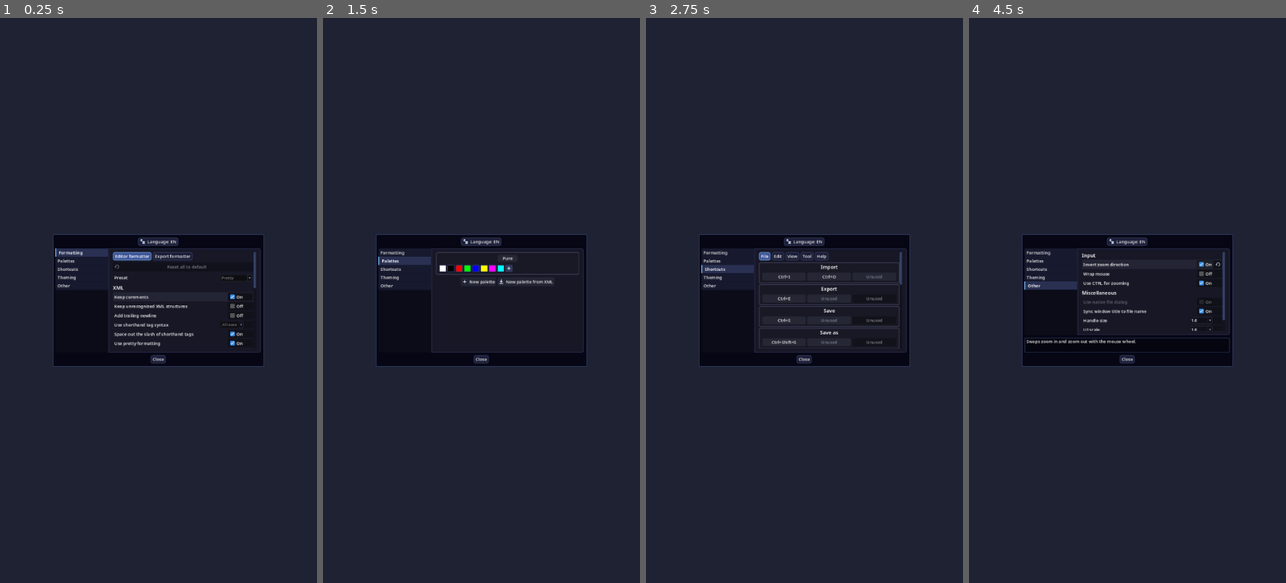
Above: before the commit, frames 1-4 (left to right).
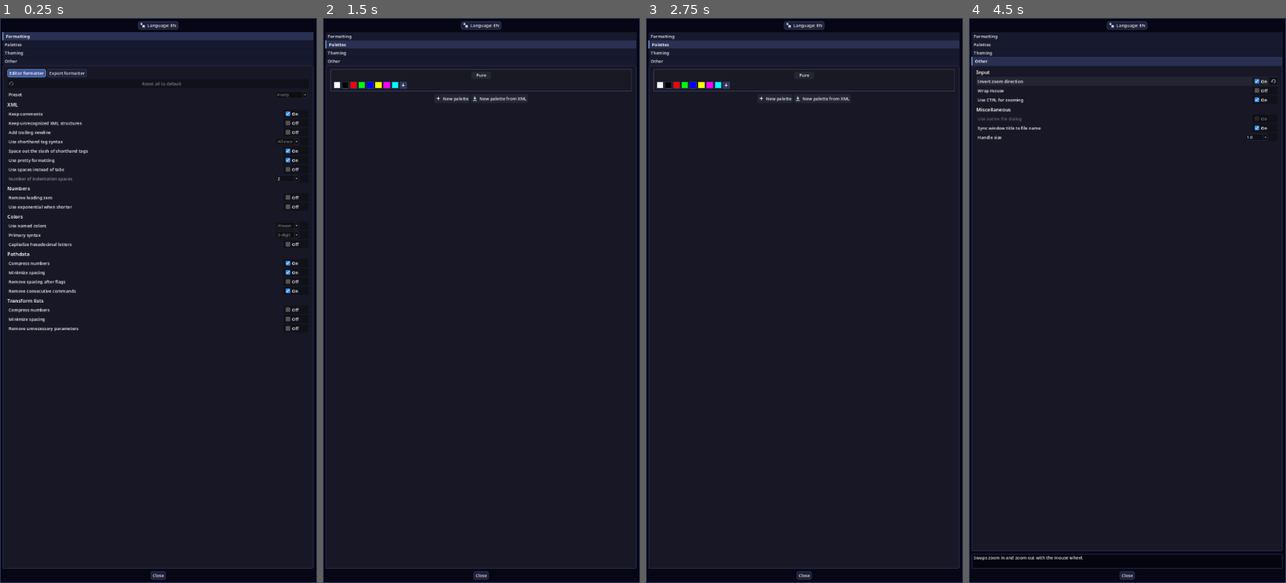
Above: after the commit, the same moments.

Repository: syntaxerror247/VectorTouch
Game: Godot game, scene res://src/ui_parts/settings_menu.tscn
The game is run twice, just before and just after one commit, with the same random seed, the same clock (stepped at 60 frames per second) and the same inputs. This scene is started directly instead of the project's main scene.
Inputs (mouse positions are in pixels of both pictures, inside the frame that each line leads up to):
- Up to frame 1 (0.25 s): no input
- Up to frame 2 (1.5 s): click "Formatting" at 0.5 s; click "Palettes" at 1.25 s
- Up to frame 3 (2.75 s): click (728, 266) at 2 s, where only the run before the commit has a clickable "Shortcuts"
- Up to frame 4 (4.5 s): click "Theming" at 2.75 s; click "Other" at 3.5 s; click "Off" at 4.25 s

The runs differ from the first frame. In frame 1, 13% of the frame differs, in the area x 0-100%, y 0-100%; in frame 2, 9.6%; in frame 3, 10%; in frame 4, 13%.

Commit message:
Improve SettingsMenu for mobile
- Adjusted settings menu layout to better support mobile screens.
- Fixed horizontal overflow issues.
- Removed the **Shortcuts** tab as it is not essential for mobile users.
  - It could be useful for those using a keyboard, so I'll reconsider its inclusion.
- Removed UI scaling options (temporarily)

Diff:
--- a/src/autoload/HandlerGUI.gd
+++ b/src/autoload/HandlerGUI.gd
@@ -68,7 +68,7 @@
 	menu_stack.append(overlay_ref)
 	get_tree().root.add_child(overlay_ref)
 	overlay_ref.add_child(new_control)
-	new_control.set_anchors_and_offsets_preset(Control.PRESET_CENTER)
+	new_control.set_anchors_and_offsets_preset(Control.PRESET_FULL_RECT)
 	new_control.tree_exiting.connect(_remove_control.bind(overlay_ref))
 
 func _remove_control(overlay_ref: ColorRect = null) -> void:
--- a/src/ui_parts/settings_menu.gd
+++ b/src/ui_parts/settings_menu.gd
@@ -2,7 +2,7 @@
 
 const PaletteConfigWidget = preload("res://src/ui_widgets/palette_config.tscn")
 const ShortcutConfigWidget = preload("res://src/ui_widgets/setting_shortcut.tscn")
-const ShortcutShowcaseWidget = preload("res://src/ui_widgets/presented_shortcut.tscn")
+#const ShortcutShowcaseWidget = preload("res://src/ui_widgets/presented_shortcut.tscn")
 const SettingFrame = preload("res://src/ui_widgets/setting_frame.tscn")
 const ProfileFrame = preload("res://src/ui_widgets/profile_frame.tscn")
 
@@ -46,7 +46,8 @@
 	var button_group := ButtonGroup.new()
 	add_tab("formatting", Translator.translate("Formatting"), button_group)
 	add_tab("palettes", Translator.translate("Palettes"), button_group)
-	add_tab("shortcuts", Translator.translate("Shortcuts"), button_group)
+	# Removing shortcuts tab as this is not really needed for mobile port.
+	#add_tab("shortcuts", Translator.translate("Shortcuts"), button_group)
 	add_tab("theming", Translator.translate("Theming"), button_group)
 	add_tab("other", Translator.translate("Other"), button_group)
 
@@ -113,32 +114,32 @@
 			vbox.size_flags_horizontal = Control.SIZE_EXPAND_FILL
 			content_container.add_child(vbox)
 			rebuild_palettes()
-		"shortcuts":
-			advice_panel.hide()
-			var vbox := VBoxContainer.new()
-			vbox.size_flags_horizontal = Control.SIZE_EXPAND_FILL
-			vbox.add_theme_constant_override("separation", 6)
-			content_container.add_child(vbox)
-			var categories := HFlowContainer.new()
-			var button_group := ButtonGroup.new()
-			for tab_idx in shortcut_tab_names:
-				var btn := Button.new()
-				btn.toggle_mode = true
-				btn.button_group = button_group
-				btn.pressed.connect(show_shortcuts.bind(tab_idx))
-				btn.text = get_translated_shortcut_tab(tab_idx)
-				btn.mouse_default_cursor_shape = Control.CURSOR_POINTING_HAND
-				btn.focus_mode = Control.FOCUS_NONE
-				btn.action_mode = BaseButton.ACTION_MODE_BUTTON_PRESS
-				categories.add_child(btn)
-			vbox.add_child(categories)
-			var shortcuts := VBoxContainer.new()
-			shortcuts.add_theme_constant_override("separation", 3)
-			shortcuts.size_flags_horizontal = Control.SIZE_EXPAND_FILL
-			shortcuts.size_flags_vertical = Control.SIZE_EXPAND_FILL
-			vbox.add_child(shortcuts)
-			categories.get_child(0).button_pressed = true
-			categories.get_child(0).pressed.emit()
+		#"shortcuts":
+			#advice_panel.hide()
+			#var vbox := VBoxContainer.new()
+			#vbox.size_flags_horizontal = Control.SIZE_EXPAND_FILL
+			#vbox.add_theme_constant_override("separation", 6)
+			#content_container.add_child(vbox)
+			#var categories := HFlowContainer.new()
+			#var button_group := ButtonGroup.new()
+			#for tab_idx in shortcut_tab_names:
+				#var btn := Button.new()
+				#btn.toggle_mode = true
+				#btn.button_group = button_group
+				#btn.pressed.connect(show_shortcuts.bind(tab_idx))
+				#btn.text = get_translated_shortcut_tab(tab_idx)
+				#btn.mouse_default_cursor_shape = Control.CURSOR_POINTING_HAND
+				#btn.focus_mode = Control.FOCUS_NONE
+				#btn.action_mode = BaseButton.ACTION_MODE_BUTTON_PRESS
+				#categories.add_child(btn)
+			#vbox.add_child(categories)
+			#var shortcuts := VBoxContainer.new()
+			#shortcuts.add_theme_constant_override("separation", 3)
+			#shortcuts.size_flags_horizontal = Control.SIZE_EXPAND_FILL
+			#shortcuts.size_flags_vertical = Control.SIZE_EXPAND_FILL
+			#vbox.add_child(shortcuts)
+			#categories.get_child(0).button_pressed = true
+			#categories.get_child(0).pressed.emit()
 		"theming":
 			advice_panel.hide()
 			create_setting_container()
@@ -220,16 +221,18 @@
 					SaveData.HANDLE_SIZE_MIN, SaveData.HANDLE_SIZE_MAX)
 			add_advice(Translator.translate(
 					"Changes the visual size and grabbing area of handles."))
-			current_setup_setting = "ui_scale"
-			add_number_dropdown(Translator.translate("UI scale"),
-					[0.75, 1.0, 1.25, 1.5, 1.75, 2.0, 2.5, 3.0, 4.0], false, false,
-					SaveData.UI_SCALE_MIN, SaveData.UI_SCALE_MAX)
-			add_advice(Translator.translate(
-					"Changes the scale of the visual user interface."))
-			current_setup_setting = "auto_ui_scale"
-			add_checkbox(Translator.translate("Auto UI scale"))
-			add_advice(Translator.translate(
-					"Scales the user interface based on the screen size."))
+
+			# Temporarily hiding settings to change scale.
+			#current_setup_setting = "ui_scale"
+			#add_number_dropdown(Translator.translate("UI scale"),
+					#[0.75, 1.0, 1.25, 1.5, 1.75, 2.0, 2.5, 3.0, 4.0], false, false,
+					#SaveData.UI_SCALE_MIN, SaveData.UI_SCALE_MAX)
+			#add_advice(Translator.translate(
+					#"Changes the scale of the visual user interface."))
+			#current_setup_setting = "auto_ui_scale"
+			#add_checkbox(Translator.translate("Auto UI scale"))
+			#add_advice(Translator.translate(
+					#"Scales the user interface based on the screen size."))
 
 			# Disable mouse wrap if not available.
 			if not DisplayServer.has_feature(DisplayServer.FEATURE_MOUSE_WARP):
@@ -573,19 +576,19 @@
 	add_checkbox(Translator.translate("Remove unnecessary parameters"))
 
 
-func show_shortcuts(category: String) -> void:
-	var shortcuts_container := content_container.get_child(-1).get_child(-1)
-	for child in shortcuts_container.get_children():
-		child.queue_free()
-
-	for action in ShortcutUtils.get_shortcuts(category):
-		var shortcut_config := ShortcutConfigWidget.instantiate() if\
-				ShortcutUtils.is_shortcut_modifiable(action) else\
-				ShortcutShowcaseWidget.instantiate()
-
-		shortcuts_container.add_child(shortcut_config)
-		shortcut_config.label.text = TranslationUtils.get_shortcut_description(action)
-		shortcut_config.setup(action)
+#func show_shortcuts(category: String) -> void:
+	#var shortcuts_container := content_container.get_child(-1).get_child(-1)
+	#for child in shortcuts_container.get_children():
+		#child.queue_free()
+	#
+	#for action in ShortcutUtils.get_shortcuts(category):
+		#var shortcut_config := ShortcutConfigWidget.instantiate() if\
+				#ShortcutUtils.is_shortcut_modifiable(action) else\
+				#ShortcutShowcaseWidget.instantiate()
+		#
+		#shortcuts_container.add_child(shortcut_config)
+		#shortcut_config.label.text = TranslationUtils.get_shortcut_description(action)
+		#shortcut_config.setup(action)
 
 func create_setting_container() -> void:
 	setting_container = VBoxContainer.new()
--- a/src/ui_parts/settings_menu.tscn
+++ b/src/ui_parts/settings_menu.tscn
@@ -1,19 +1,12 @@
 [gd_scene load_steps=3 format=3 uid="uid://1rylg17uwltw"]
 
-[ext_resource type="Script" path="res://src/ui_parts/settings_menu.gd" id="1_1gf4m"]
+[ext_resource type="Script" uid="uid://1rjr3yrqwueu" path="res://src/ui_parts/settings_menu.gd" id="1_1gf4m"]
 [ext_resource type="Texture2D" uid="uid://c528knojuxbw6" path="res://assets/icons/Languages.svg" id="2_ndyp7"]
 
 [node name="SettingsMenu" type="PanelContainer"]
-custom_minimum_size = Vector2(640, 400)
-anchors_preset = 8
-anchor_left = 0.5
-anchor_top = 0.5
-anchor_right = 0.5
-anchor_bottom = 0.5
-offset_left = -180.0
-offset_top = -128.0
-offset_right = 180.0
-offset_bottom = 128.0
+anchors_preset = 15
+anchor_right = 1.0
+anchor_bottom = 1.0
 grow_horizontal = 2
 grow_vertical = 2
 theme_type_variation = &"OverlayPanel"
@@ -30,29 +23,29 @@
 mouse_default_cursor_shape = 2
 icon = ExtResource("2_ndyp7")
 
-[node name="HBoxContainer" type="HBoxContainer" parent="VBoxContainer"]
+[node name="VBoxContainer" type="VBoxContainer" parent="VBoxContainer"]
 layout_mode = 2
 size_flags_vertical = 3
 theme_override_constants/separation = 0
 
-[node name="ContentPicker" type="PanelContainer" parent="VBoxContainer/HBoxContainer"]
-custom_minimum_size = Vector2(160, 0)
+[node name="ContentPicker" type="PanelContainer" parent="VBoxContainer/VBoxContainer"]
+custom_minimum_size = Vector2(0, 100)
 layout_mode = 2
 theme_type_variation = &"SideTabBar"
 
-[node name="Tabs" type="VBoxContainer" parent="VBoxContainer/HBoxContainer/ContentPicker"]
+[node name="Tabs" type="VBoxContainer" parent="VBoxContainer/VBoxContainer/ContentPicker"]
 unique_name_in_owner = true
 layout_mode = 2
 size_flags_horizontal = 3
 theme_override_constants/separation = 0
 
-[node name="PanelContainer" type="PanelContainer" parent="VBoxContainer/HBoxContainer"]
+[node name="PanelContainer" type="PanelContainer" parent="VBoxContainer/VBoxContainer"]
 layout_mode = 2
-size_flags_horizontal = 3
+size_flags_vertical = 3
 mouse_filter = 1
 theme_type_variation = &"SideBarContent"
 
-[node name="ContentContainer" type="ScrollContainer" parent="VBoxContainer/HBoxContainer/PanelContainer"]
+[node name="ContentContainer" type="ScrollContainer" parent="VBoxContainer/VBoxContainer/PanelContainer"]
 unique_name_in_owner = true
 custom_minimum_size = Vector2(0, 120)
 layout_mode = 2
Not shown: 1 places in src/ui_widgets/setting_shortcut.tscn that only renumber resources
